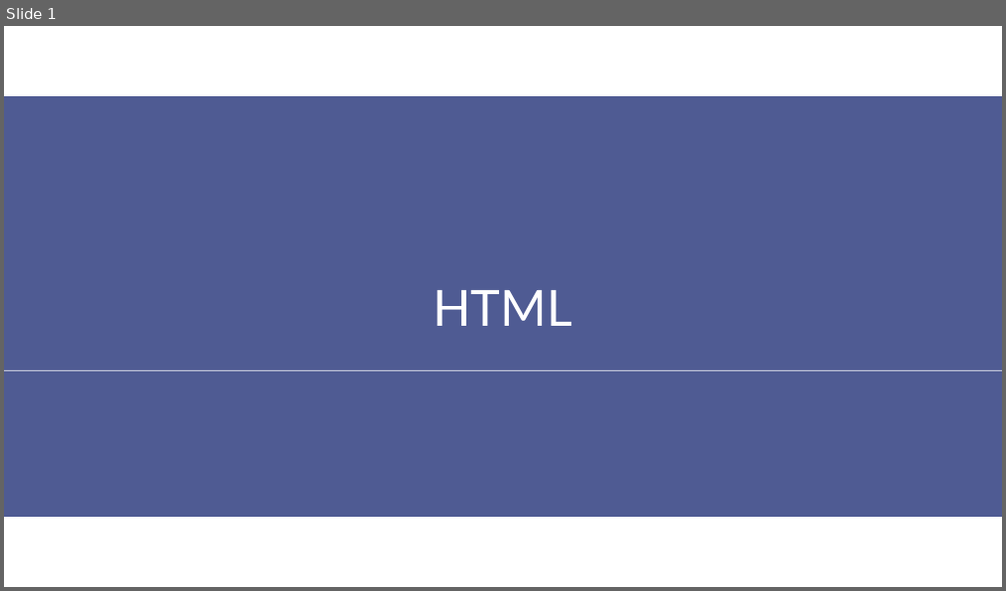
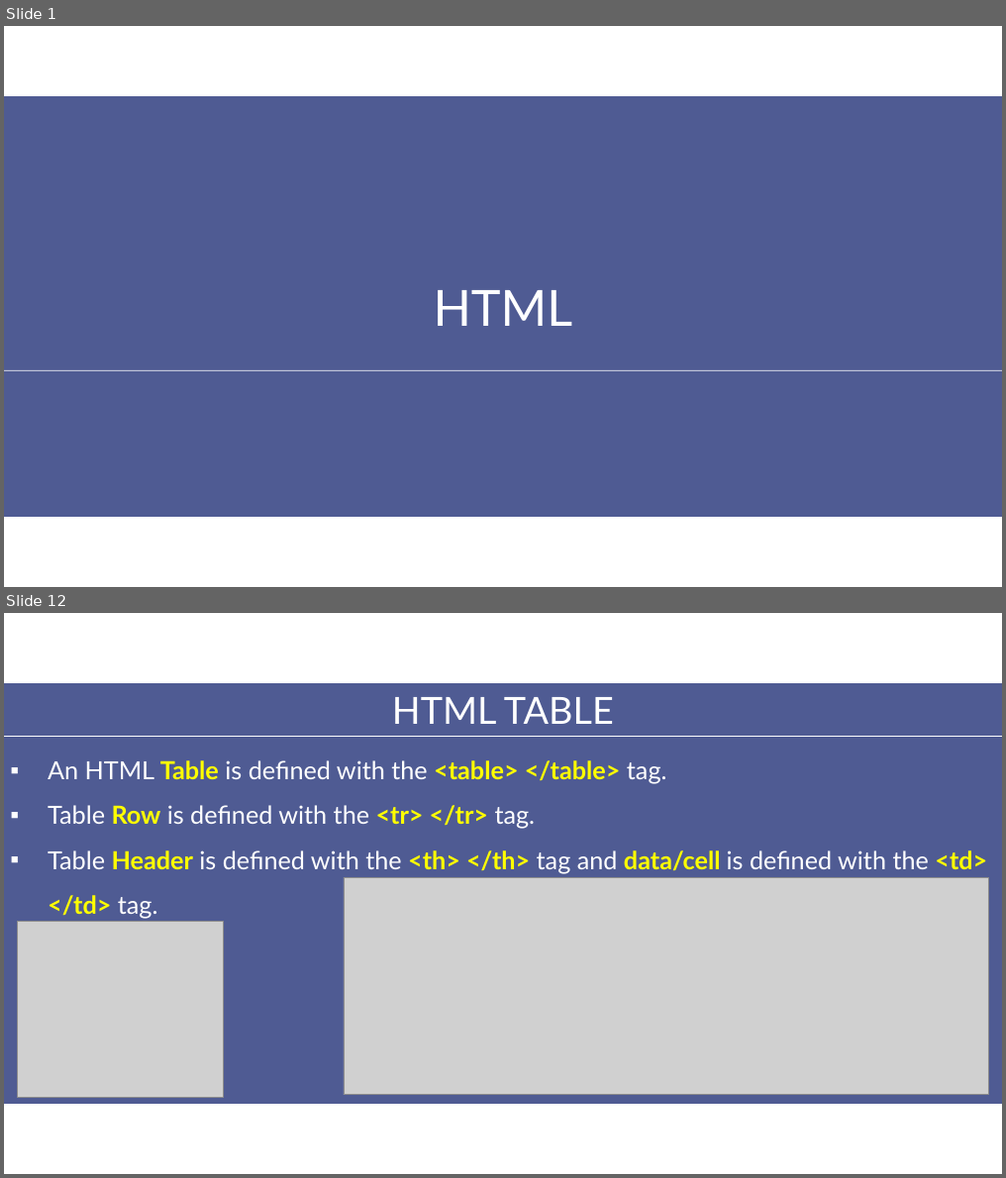
Before and after one commit to aptech-php/aptech-php-course, a slide deck: HTML-CSS-JS/slides/2-HTML.pptx. Shown one above the other, each under a label of ours: slide 1 before the commit, slides 1 and 12 after it; the slides between them are not shown. The pictures are 1006x591 and 1006x1178 pixels, drawn with LibreOffice and Linux fonts; fonts in the diff are those of the drawing; grey boxes stand for pictures. Boxes give left, top, right and bottom in pixels: in the first picture for what was removed or moved away, otherwise in the second. Text is boxed around its words. In the diff, an @@ line names an element or a change of style, - is before the commit and + after.

Commit message:
update html-css-js slides

```diff
--- a/HTML-CSS-JS/slides/2-HTML.pptx
+++ b/HTML-CSS-JS/slides/2-HTML.pptx
@@ slide 12 added at [4, 613, 1002, 1174], background #FFFFFF @@
@@ rectangle added at [4, 683, 1002, 1104], fill #4F5B93 @@
@@ text added at [392, 697, 614, 724], 36 pt, text #FFFFFF @@
+HTML TABLE
@@ line added from (4, 737) to (1002, 737), #FFFFFF 0.75 pt @@
@@ text added at [48, 761, 987, 919], 24 pt, text #FFFFFF @@
+▪ An HTML Table is defined with the <table> </table> tag.
+▪ Table Row is defined with the <tr> </tr> tag.
+▪ Table Header is defined with the <th> </th> tag and data/cell is defined with the <td> </td> tag.
@@ picture added at [344, 878, 989, 1095] @@
@@ picture added at [18, 922, 224, 1097] @@
```
Also in this commit, not shown: 5 slides changed, 7 other slides added, 11 slides removed, 21 other files.
